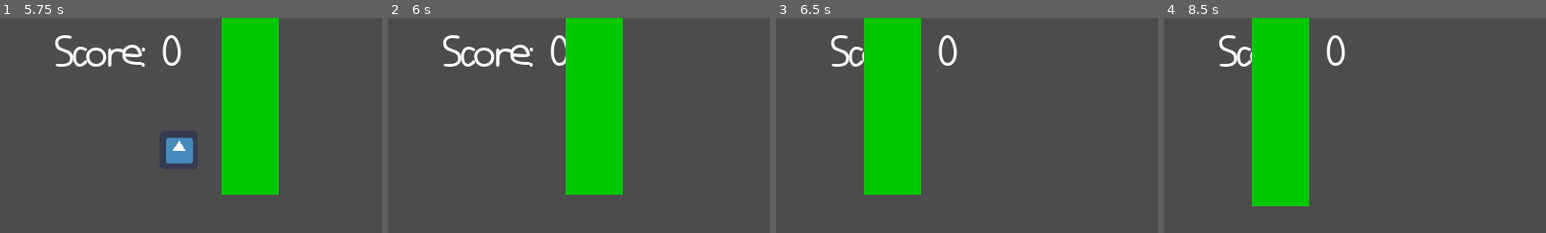
Above: before the commit, frames 1-4 (left to right).
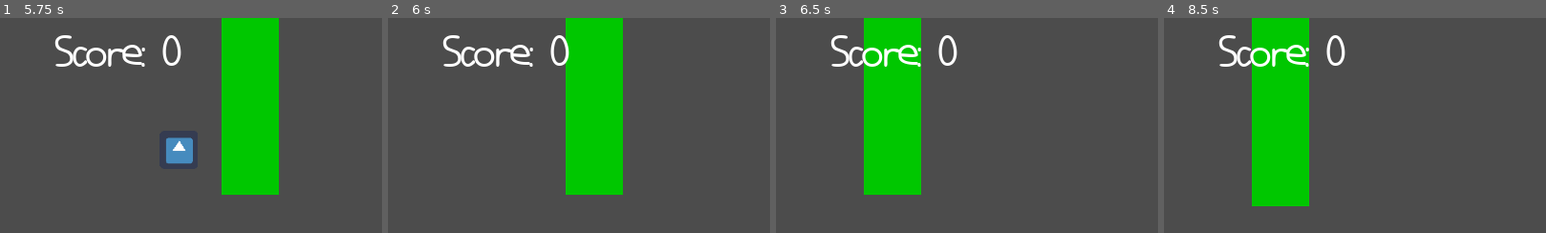
Above: after the commit, the same moments.

Repository: kdreese/flappy-godot
Game: Godot game, scene res://States/Menu/Menu.tscn
Two runs of this game, one before a commit and one after it. Both use one fixed random seed, a clock stepped at 60 frames per second and the inputs below. The engine's default icon, where the game draws it, is replaced by a stand-in: a white triangle on a blue panel in a dark square.
Inputs:
- Up to frame 1 (5.75 s): click "Start Game" at 0.5 s; tap Space (game_jump) at 1.52, 2.27, 3.77, 4.52, 5.27 s
- Up to frame 2 (6 s): no input
- Up to frame 3 (6.5 s): no input
- Up to frame 4 (8.5 s): tap Space (game_jump) at 6.77, 7.52, 8.27 s
The pictures show only the part of the screen within x 0-50%, y 0-50%; the shares and areas given below are measured in that part.

Frame 1 is identical in both runs. In frame 2, less than 0.1% of the frame differs, in the area x 46-48%, y 10-21%; in frame 3, 0.7%, in the area x 23-38%, y 12-23%; in frame 4, 0.7%.

Commit message:
Moved the score to front

Diff:
--- a/States/Game/Game.gd
+++ b/States/Game/Game.gd
@@ -33,7 +33,7 @@
 
 func _on_Pipe_score_point() -> void:
 	score += 1
-	$ScoreLabel.text = "Score: %d" % score
+	$UI/ScoreLabel.text = "Score: %d" % score
 
 
 func game_over() -> void:
--- a/States/Game/Game.tscn
+++ b/States/Game/Game.tscn
@@ -9,6 +9,19 @@
 [node name="Game" type="Node2D"]
 script = ExtResource( 1 )
 
+[node name="UI" type="Node2D" parent="."]
+z_index = 1
+
+[node name="ScoreLabel" type="Label" parent="UI"]
+margin_left = 93.0
+margin_top = 25.0
+margin_right = 302.0
+margin_bottom = 100.0
+text = "Score: 0"
+__meta__ = {
+"_edit_use_anchors_": false
+}
+
 [node name="Pipes" type="Node" parent="."]
 
 [node name="Bird" parent="." instance=ExtResource( 2 )]
@@ -17,16 +30,6 @@
 [node name="PipeSpawnTimer" type="Timer" parent="."]
 wait_time = 2.0
 autostart = true
-
-[node name="ScoreLabel" type="Label" parent="."]
-margin_left = 93.0
-margin_top = 25.0
-margin_right = 144.0
-margin_bottom = 39.0
-text = "Score: 0"
-__meta__ = {
-"_edit_use_anchors_": false
-}
 
 [node name="Ceiling" type="Area2D" parent="."]
 collision_layer = 4
